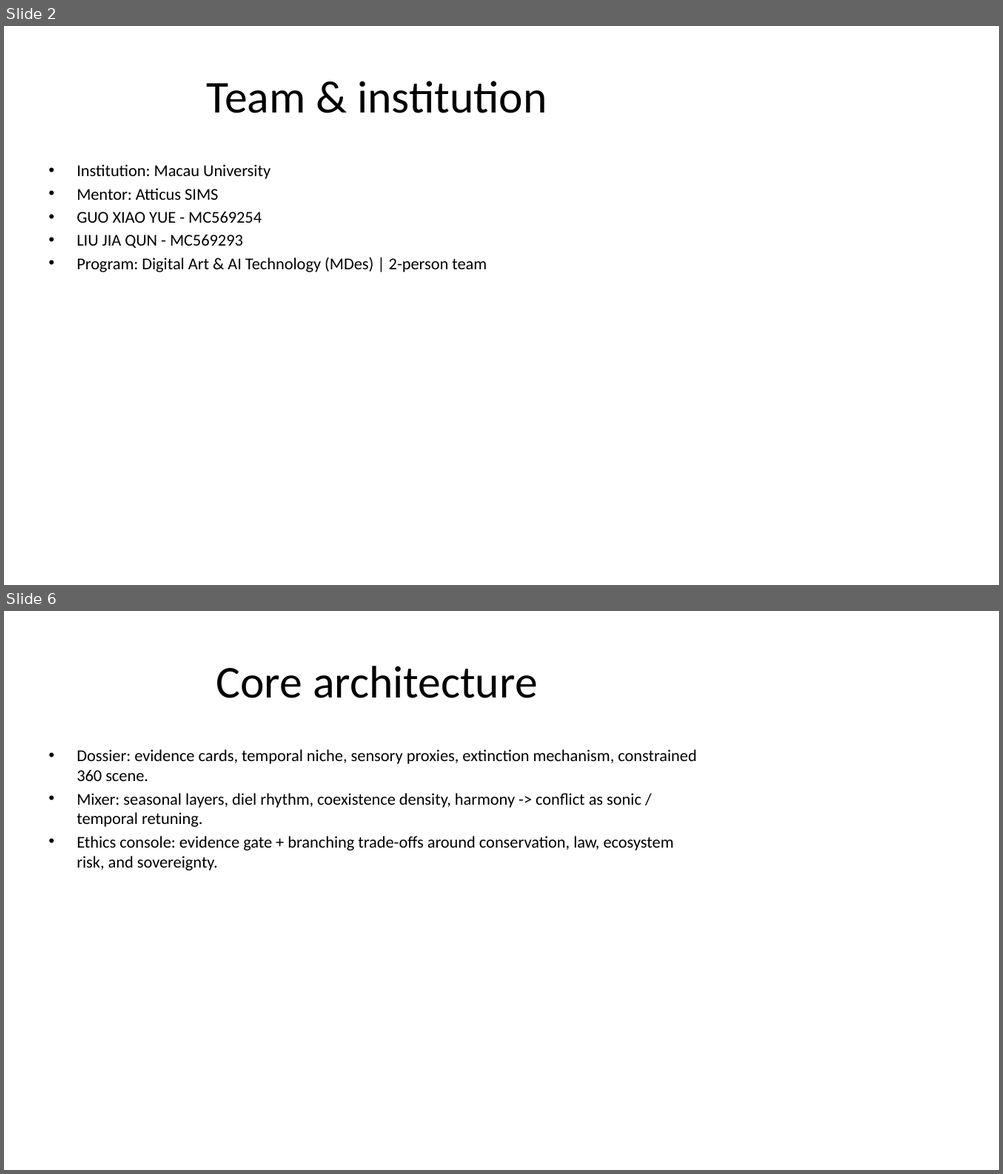
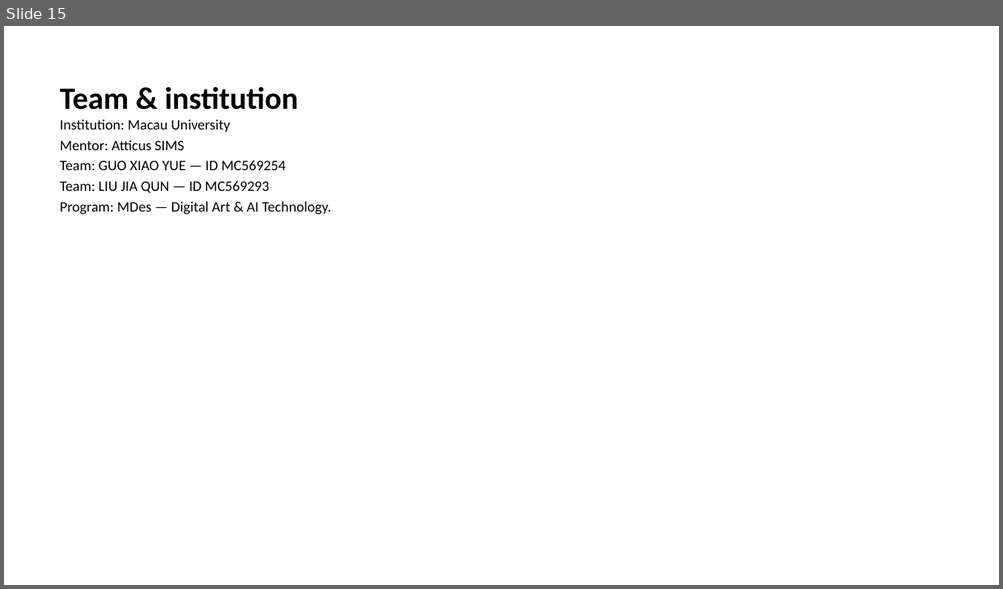
Before and after one commit to macaumonsoon/Biodesign-Project, a slide deck: slides/export/Archive_of_Extinction_Final_BDC2026.pptx. Shown one above the other, each under a label of ours: slides 2 and 6 before the commit, slide 15 after it; the slides between them are not shown. The pictures are 1003x1174 and 1003x589 pixels, drawn with LibreOffice and Linux fonts; fonts in the diff are those of the drawing. Boxes give left, top, right and bottom in pixels: in the first picture for what was removed or moved away, otherwise in the second. Text is boxed around its words. In the diff, an @@ line names an element or a change of style, - is before the commit and + after.

```diff
--- a/slides/export/Archive_of_Extinction_Final_BDC2026.pptx
+++ b/slides/export/Archive_of_Extinction_Final_BDC2026.pptx
@@ slide 6 removed at (4,611,999,1170), background #FFFFFF @@
@@ title removed at (216,666,537,698) @@
-Core architecture
@@ text removed at (77,749,696,871) @@
-• Dossier: evidence cards, temporal niche, sensory proxies, extinction mechanism, constrained 360 scene.
-• Mixer: seasonal layers, diel rhythm, coexistence density, harmony -> conflict as sonic / temporal retuning.
-• Ethics console: evidence gate + branching trade-offs around conservation, law, ecosystem risk, and sovereignty.
@@ what was slide 2 is now slide 15 @@
@@ slide 15 changed as well @@
@@ text "Team & institution": place and size @@
-text "Team & institution" at (77,164,486,272)
+text "Team & institution" at (60,87,331,215)
@@ text at (60,87,298,110): paragraph added @@
+Team & institution
@@ title removed at (207,81,546,113) @@
-Team & institution
@@ text at (60,119,230,150): size 16 to 14 pt in "Institution: Macau University", "Mentor: Atticus SIMS"; bullet • to none @@
@@ text at (60,160,331,215): text changed; size 16 to 14 pt @@
-• GUO XIAO YUE - MC569254
-• LIU JIA QUN - MC569293
-• Program: Digital Art & AI Technology (MDes) | 2-person team
+Team: GUO XIAO YUE — ID MC569254
+Team: LIU JIA QUN — ID MC569293
+Program: MDes — Digital Art & AI Technology.
```
Also in this commit, not shown: 2 other slides changed, 49 slides added, 17 other slides removed, 1 other file.
